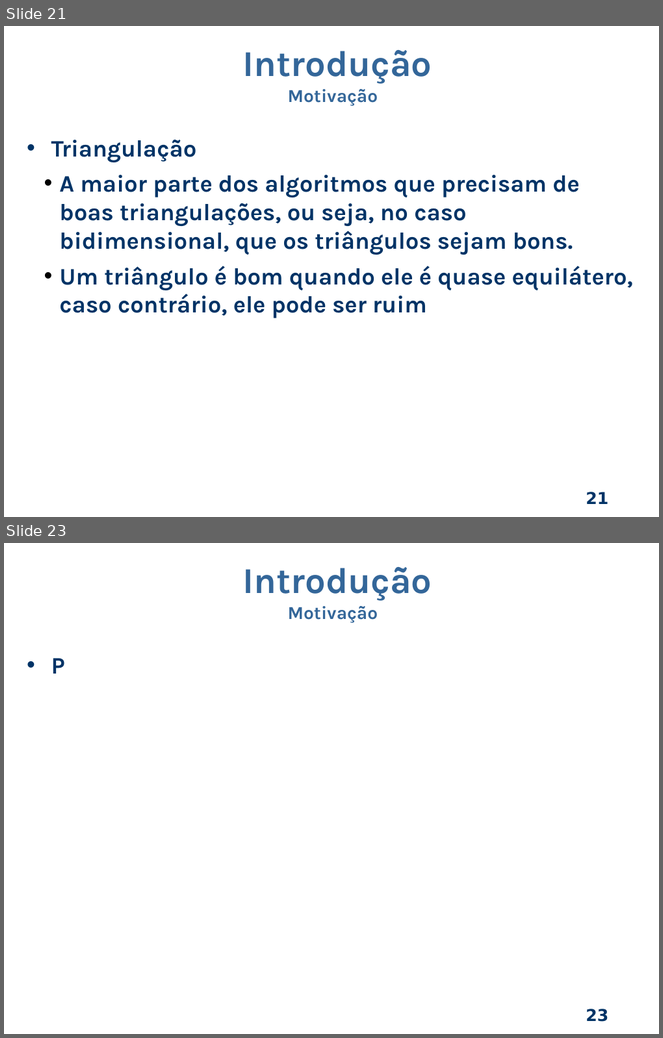
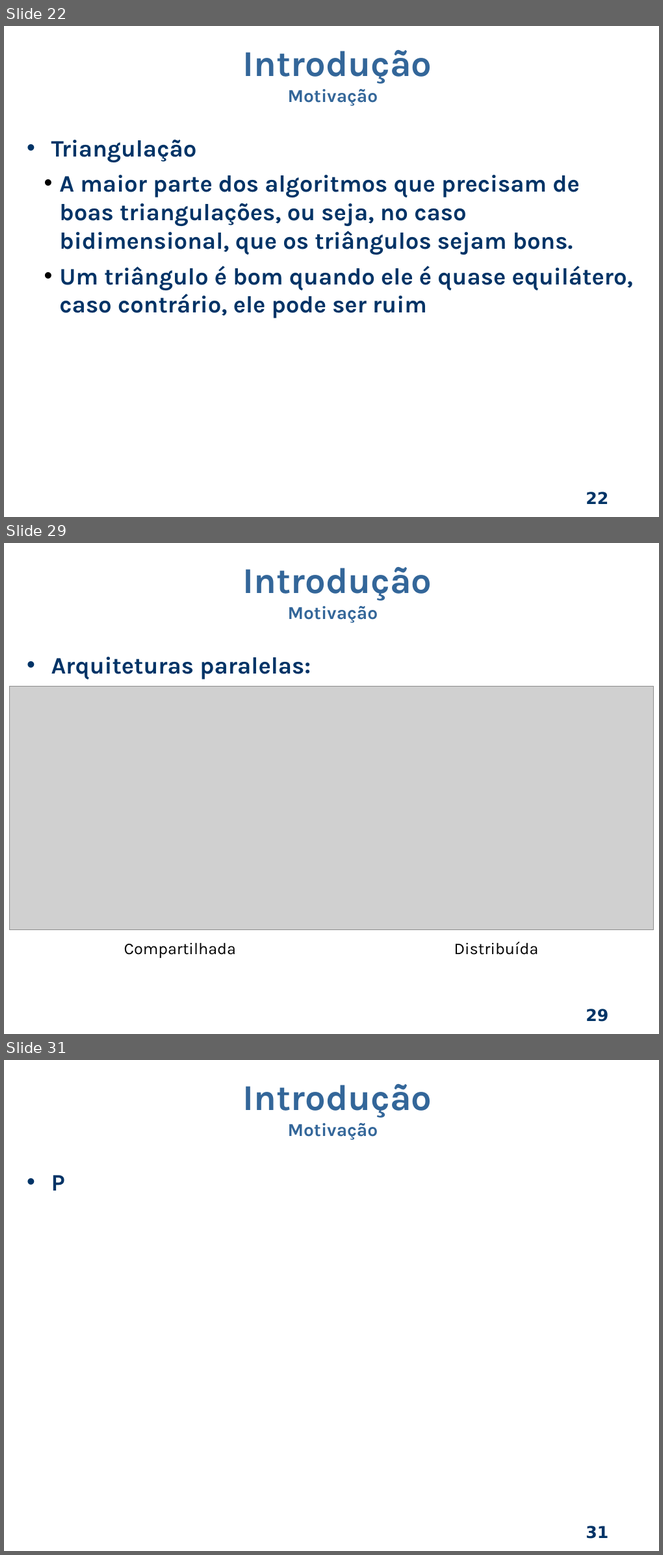
Before and after one commit to dant25/pre-proposta, a slide deck: apresentação/Apresentacao pre.odp. Shown one above the other, each under a label of ours: slides 21 and 23 before the commit, slides 22, 29 and 31 after it; the slides between them are not shown. The pictures are 663x1038 and 663x1555 pixels, drawn with LibreOffice and Linux fonts; fonts in the diff are those of the drawing; grey boxes stand for pictures; background and template pictures are left out. Boxes give left, top, right and bottom in pixels: in the first picture for what was removed or moved away, otherwise in the second. Text is boxed around its words. In the diff, an @@ line names an element or a change of style, - is before the commit and + after.

```diff
--- a/apresentação/Apresentacao pre.odp
+++ b/apresentação/Apresentacao pre.odp
@@ slide 29 added at [4, 543, 659, 1034], background picture (left out); not listed: 1 template element that a slide beside it also shows @@
@@ text added at [243, 567, 432, 623], 40 pt, text #336699, bold @@
+Introdução
+Motivação
@@ text added at [51, 657, 311, 679], 26 pt, text #003366, bold @@
+• Arquiteturas paralelas:
@@ picture added at [9, 687, 653, 930] @@
@@ text added at [124, 943, 236, 958], 18 pt, text #000000 @@
+Compartilhada
@@ text added at [454, 942, 539, 955], 18 pt, text #000000 @@
+Distribuída
@@ what was slide 21 is now slide 22 @@
@@ page number at [586, 492, 608, 504]: text changed @@
-21
+22
@@ what was slide 23 is now slide 31 @@
@@ page number at [586, 1526, 608, 1539]: text changed @@
-23
+31
```
Also in this commit, not shown: 3 slides changed, 6 other slides added, 4 other files.
